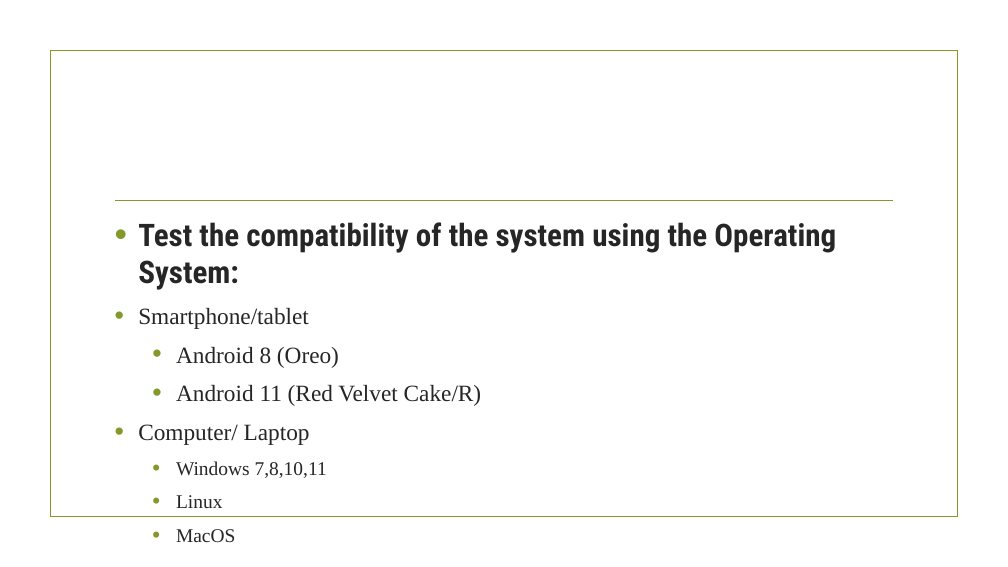
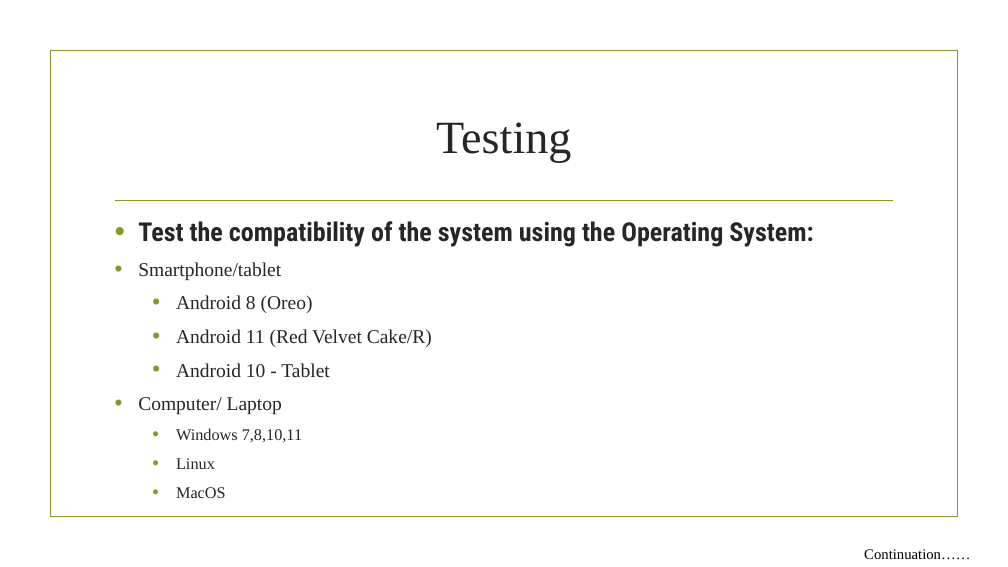
Before and after one commit to taongnyebe/BSCS-3-Profiling-System, a slide deck: slide 5 of Documentations/kath/Presentation-of-chapter-1.pptx (slide 6 before the commit). Drawn at 1008x567 pixels with LibreOffice and Linux fonts; fonts in the diff are those of the drawing; background and template pictures are left out. Boxes give left, top, right and bottom in pixels: in the first picture for what was removed or moved away, otherwise in the second. Text is boxed around its words. In the diff, an @@ line names an element or a change of style, - is before the commit and + after.

```diff
--- a/Documentations/kath/Presentation-of-chapter-1.pptx
+++ b/Documentations/kath/Presentation-of-chapter-1.pptx
@@ title added at (x1=436, y1=122, x2=571, y2=162), 44 pt, text #262626 @@
+Testing
@@ text at (x1=138, y1=221, x2=813, y2=469): size 29.6 to 24.8 pt in "Test the compatibility of the system using ..."; size 22.2 to 18.6 pt in "Smartphone/tablet", "Android 8 (Oreo)", "Android 11 (Red Velvet Cake/R)", "Computer/ Laptop"; size 18.5 to 15.5 pt in "Windows 7,8,10,11", "Linux", "MacOS" @@
@@ text at (x1=176, y1=363, x2=329, y2=377): paragraph added @@
+  • Android 10 - Tablet
@@ text added at (x1=864, y1=549, x2=970, y2=559), 14 pt, text #000000 @@
+Continuation……
```
Also in this commit, not shown: 6 other slides changed, 1 slide added, 1 slide removed, 8 other files.
